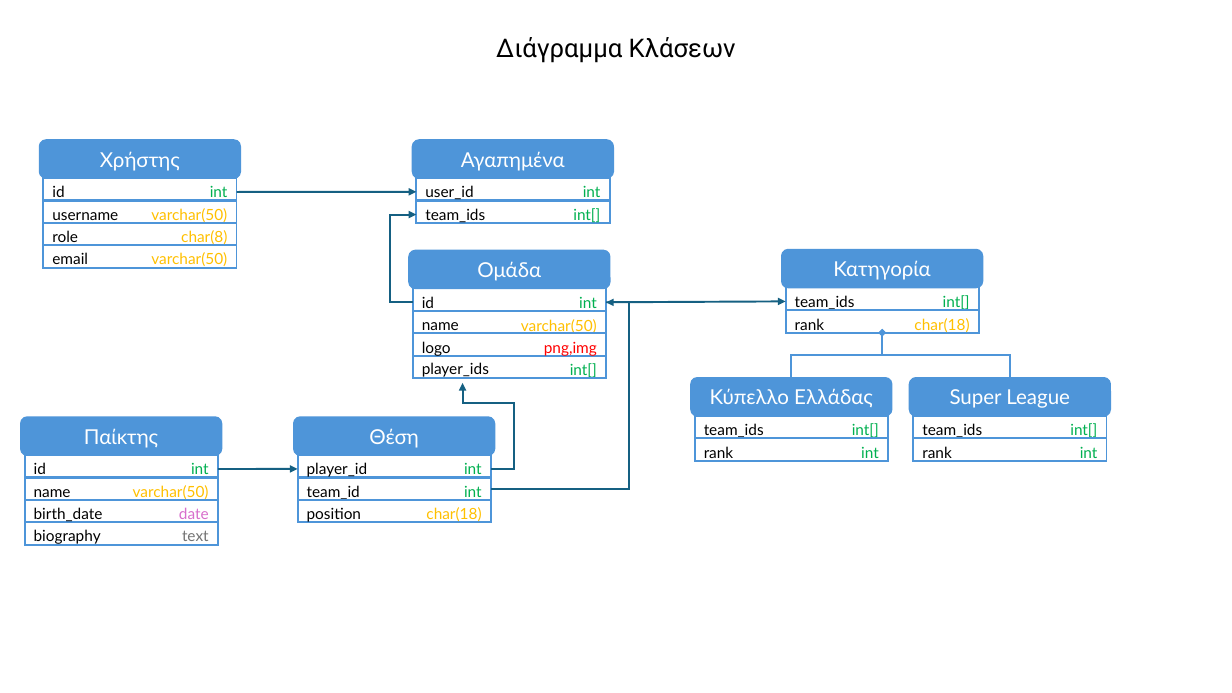
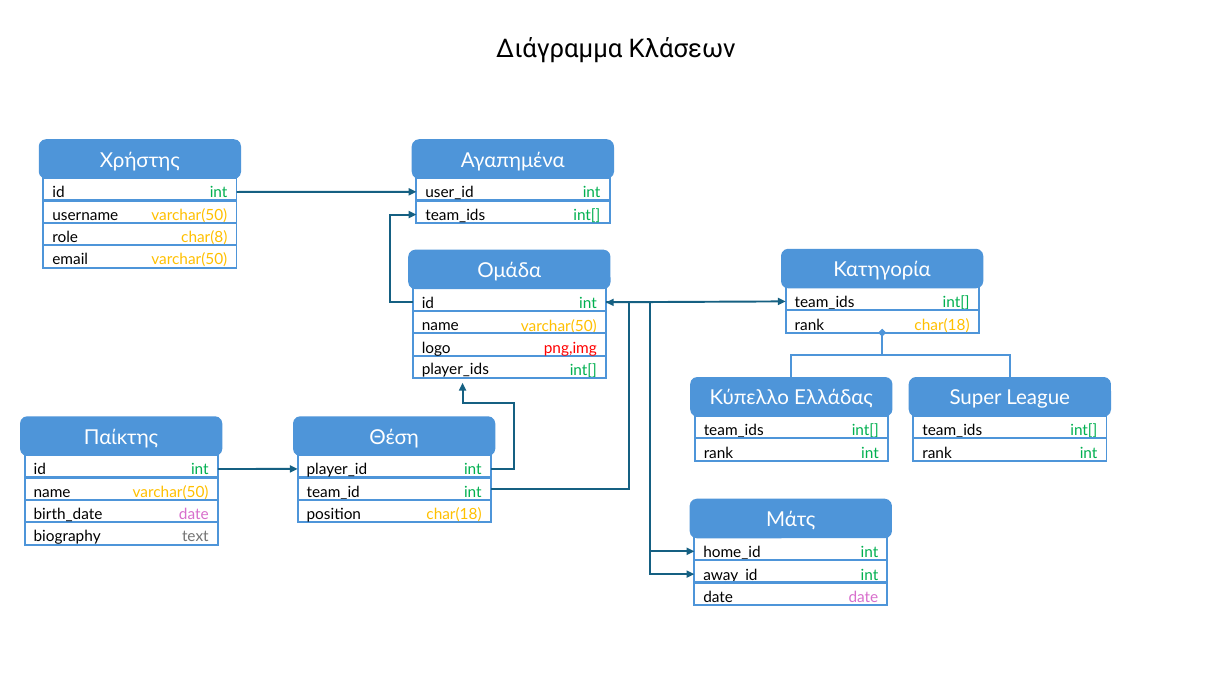
Before and after one commit to Miltiadis-Kon/Hools, a slide deck: slide 2 of datagrams/Ομάδα 15.pptx. Drawn at 1232x693 pixels with LibreOffice and Linux fonts; fonts in the diff are those of the drawing. Boxes give left, top, right and bottom in pixels: in the first picture for what was removed or moved away, otherwise in the second. Text is boxed around its words. In the diff, an @@ line names an element or a change of style, - is before the commit and + after.

```diff
--- a/datagrams/Ομάδα 15.pptx
+++ b/datagrams/Ομάδα 15.pptx
@@ elbow arrow added from (606, 302) to (694, 552), #156082 1.5 pt @@
@@ elbow arrow added from (652, 550) to (694, 574), #156082 1.5 pt @@
@@ group added at bbox=[690, 500, 891, 605]: 6 texts, 3 rectangles, 1 rounded rectangle @@
+Μάτς
+home_id
+int
+away_id
+int
+date
+date
```
Also in this commit, not shown: 3 slides added.
